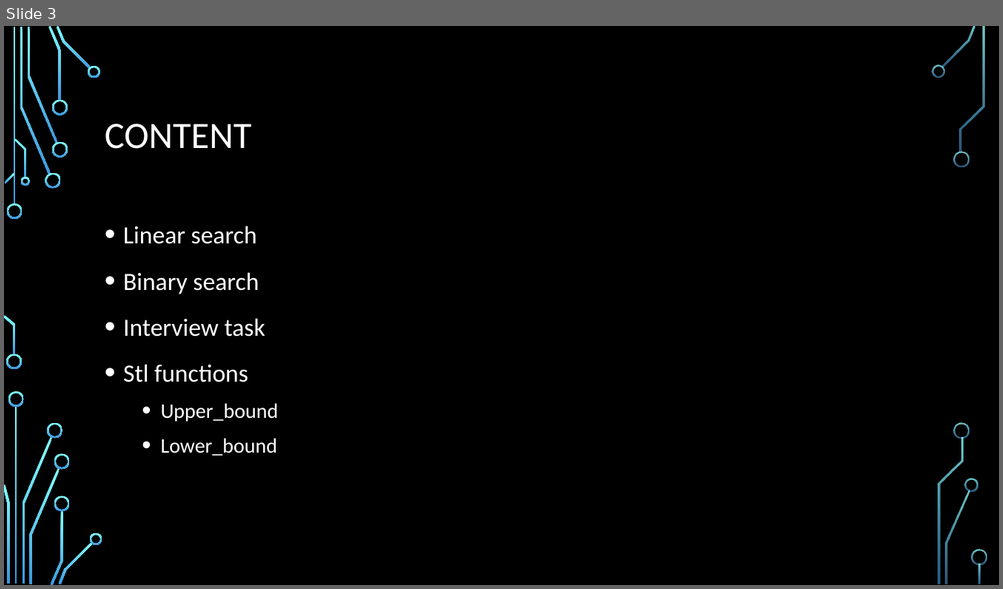
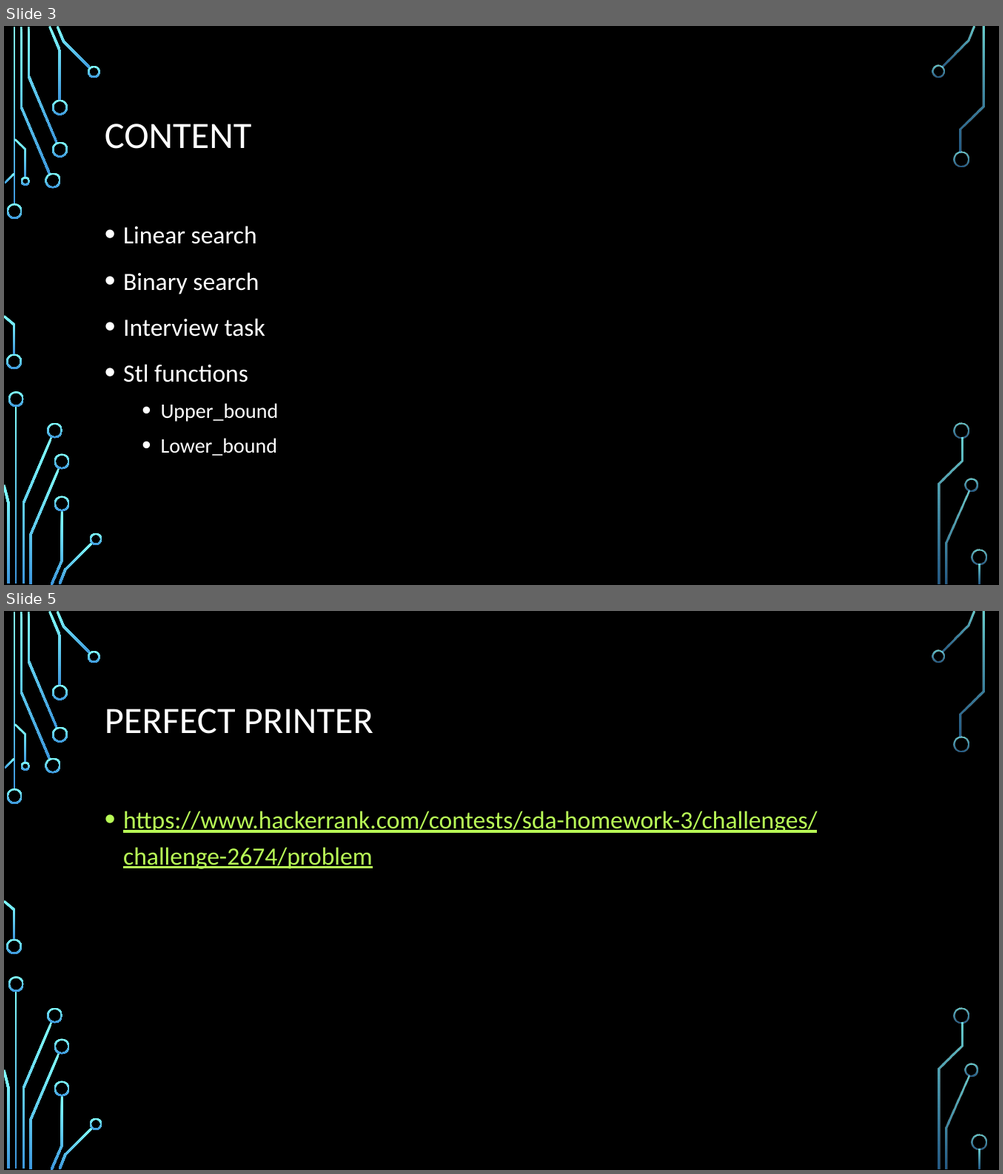
Before and after one commit to NaskoIT/SDA_2022-2023, a slide deck: 03_Seaching_Algorithms/Nasko/02_Searching_Algorithms.pptx. Shown one above the other, each under a label of ours: slide 3 before the commit, slides 3 and 5 after it; the slides between them are not shown. The pictures are 1003x589 and 1003x1174 pixels, drawn with LibreOffice and Linux fonts; fonts in the diff are those of the drawing; background and template pictures are left out. Boxes give left, top, right and bottom in pixels: in the first picture for what was removed or moved away, otherwise in the second. Text is boxed around its words. In the diff, an @@ line names an element or a change of style, - is before the commit and + after.

Commit message:
Add homework solutions 2021/2022

```diff
--- a/03_Seaching_Algorithms/Nasko/02_Searching_Algorithms.pptx
+++ b/03_Seaching_Algorithms/Nasko/02_Searching_Algorithms.pptx
@@ slide 5 added at (4, 611, 999, 1170), background picture (left out); not listed: 36 template elements that a slide beside it also shows @@
@@ title added at (105, 709, 373, 734), 36 pt, text #FFFFFF @@
+PERFECT PRINTER
@@ text added at (123, 811, 817, 869), 24 pt, text #B8FA56, underline @@
+• https://www.hackerrank.com/contests/sda-homework-3/challenges/challenge-2674/problem
```
Also in this commit, not shown: 4 other slides added, 5 other files.
